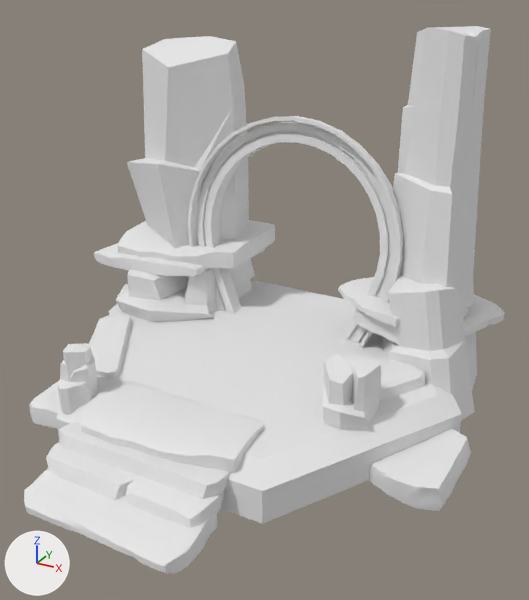
Before and after pictures for a commit that changed the FBX model Assets/Art/Models/Lair/RoshanLair.fbx.
The view is the same before and after, from a camera (50 mm lens) standing at (10.69, -14.13, 11.85) and looking at (1.31, 2.91, 3.33). The axes (+X, +Y, +Z) are drawn at lower left. The lights are the same throughout. Where no turn or scale is listed for an object, it has been applied to the vertices.

Script lines for the objects in view, before the commit:
```python
me_circle_007 = bpy.data.meshes.new('Circle.007')
me_circle_007.from_pydata(...)  # 3089 vertices, 5245 faces; spans x -7.61..7.1, y -8.24..5.94, z -0.77..11.05
me_circle_007.materials.append(mat_rockset2_001)  # white #e7e7e7
ob_circle_003 = bpy.data.objects.new('Circle.003', me_circle_007)
ob_circle_003.location = (0.43, 4.12, -0.44)
```
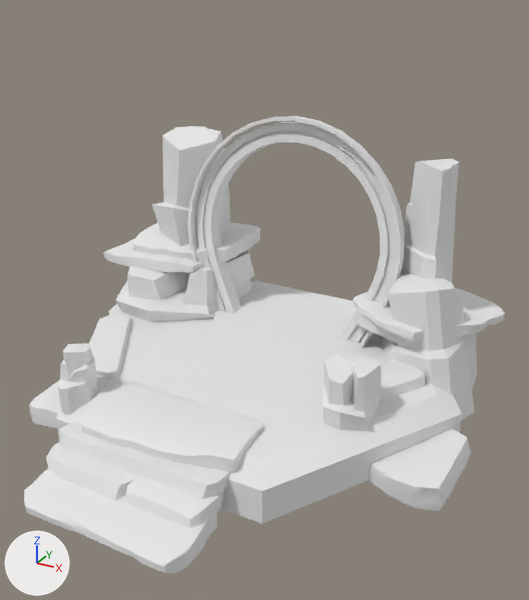
Where the change shows, as pixel boxes [x1, y1, x2, y2] in the pictures (529 x 600 px; the box of a moved part takes in the faces that stretch with it):
'Circle.003', reshaped (16% shorter): before [24, 26, 505, 574]; after [24, 116, 505, 574]
part 1 of me_circle_007, moved or reshaped: before [93, 243, 210, 277]; after [103, 238, 204, 273]
part 2 of me_circle_007, moved or reshaped: before [118, 220, 275, 269]; after [133, 222, 260, 262]
part 3 of me_circle_007, moved or reshaped: before [338, 277, 469, 327]; after [352, 292, 488, 341]
part 4 of me_circle_007, moved or reshaped: before [127, 36, 249, 248]; after [152, 126, 230, 246]
part 5 of me_circle_007, moved or reshaped: before [393, 26, 491, 308]; after [400, 159, 459, 283]

What changed in the scene script:
```text
Change me_circle_007:
    where me_circle_007.from_pydata(...)  # 3089 vertices, 5245 faces; spans x -7.61..7.1, y -8.24..5.94, z -0.77..11.05
    used by ob_circle_003; location = (0.43, 4.12, -0.44)
    me_circle_007 part 1: the loose piece of 207 vertices spanning x -7.61..-3.03, y 0.79..5.29, z 2.71..3.25 is scaled about its middle by 0.871, then moved by (-0.02, -0.02, 0.0)
    me_circle_007 part 2: the loose piece of 207 vertices spanning x -7.0..-2.15, y 1.08..5.94, z 2.94..3.74 is scaled about its middle by 0.809, then moved by (-0.03, 0.03, 0.0)
    me_circle_007 part 3: the loose piece of 207 vertices spanning x 1.6..5.82, y 0.88..4.95, z 2.68..3.08 is moved by (0.66, -0.38, -0.14)
    me_circle_007 part 4: the loose piece of 39 vertices spanning x -6.82..-2.7, y 1.38..5.66, z 3.43..10.47 is scaled about its middle by 0.644, then moved by (0.17, -0.24, -1.77)
    me_circle_007 part 5: the loose piece of 45 vertices spanning x 2.81..5.82, y 1.42..4.62, z 2.87..11.05 is scaled about its middle by 0.634, then moved by (-0.02, -0.14, -2.2)
```
